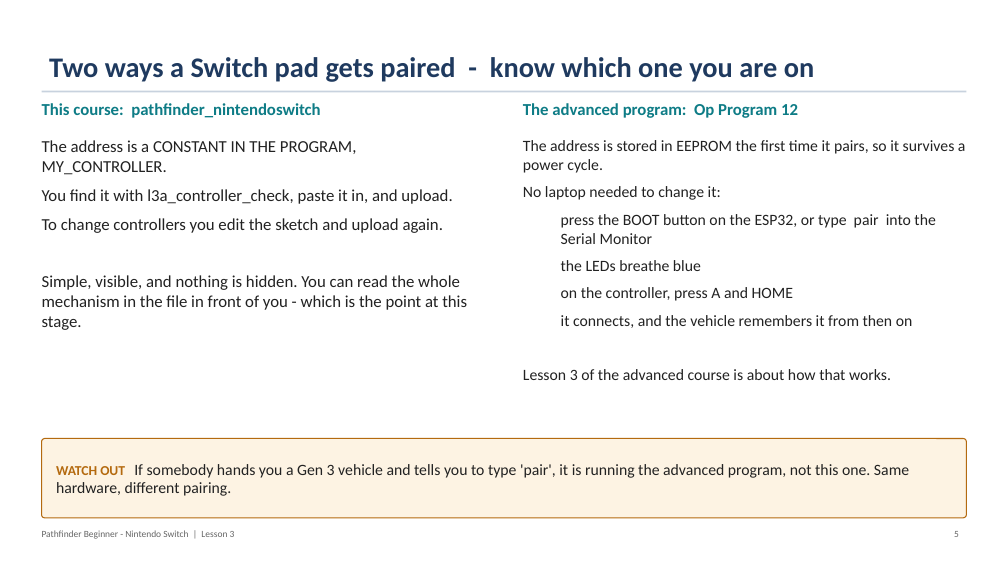
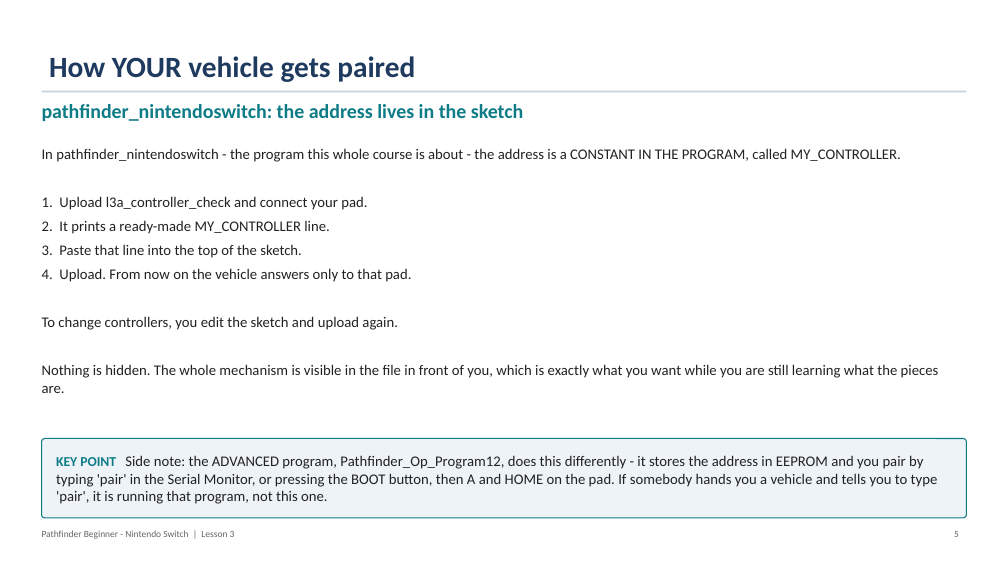
Before and after one commit to PorpoiseRobotics/porpoise-robotics, a slide deck: slide 6 of ground-vehicle/docs/courses/beginner-switch/l3_controller_programming.pptx. Drawn at 1008x567 pixels with LibreOffice and Linux fonts; fonts in the diff are those of the drawing. Boxes give left, top, right and bottom in pixels: in the first picture for what was removed or moved away, otherwise in the second. Text is boxed around its words. In the diff, an @@ line names an element or a change of style, - is before the commit and + after.

```diff
--- a/ground-vehicle/docs/courses/beginner-switch/l3_controller_programming.pptx
+++ b/ground-vehicle/docs/courses/beginner-switch/l3_controller_programming.pptx
@@ title at box(49, 56, 415, 82): text changed; size 27 to 28 pt @@
-Two ways a Switch pad gets paired - know which one you are on
+How YOUR vehicle gets paired
@@ text at box(42, 104, 523, 121): text changed; size 16 to 19 pt @@
-This course: pathfinder_nintendoswitch
+pathfinder_nintendoswitch: the address lives in the sketch
@@ text removed at box(523, 103, 798, 118) @@
-The advanced program: Op Program 12
@@ text at box(42, 148, 939, 393): text changed; size 16 to 14 pt @@
-The address is a CONSTANT IN THE PROGRAM, MY_CONTROLLER.
-You find it with l3a_controller_check, paste it in, and upload.
-To change controllers you edit the sketch and upload again.
-Simple, visible, and nothing is hidden. You can read the whole mechanism in the file in front of you - which is the point at this stage.
+In pathfinder_nintendoswitch - the program this whole course is about - the address is a CONSTANT IN THE PROGRAM, called MY_CONTROLLER.
+1. Upload l3a_controller_check and connect your pad.
+2. It prints a ready-made MY_CONTROLLER line.
+3. Paste that line into the top of the sketch.
+4. Upload. From now on the vehicle answers only to that pad.
+To change controllers, you edit the sketch and upload again.
+Nothing is hidden. The whole mechanism is visible in the file in front of you, which is exactly what you want while you are still learning what the pieces are.
@@ text removed at box(523, 140, 966, 380) @@
-The address is stored in EEPROM the first time it pairs, so it survives a power cycle.
-No laptop needed to change it:
-  press the BOOT button on the ESP32, or type pair into the Serial Monitor
-  the LEDs breathe blue
-  on the controller, press A and HOME
-  it connects, and the vehicle remembers it from then on
-Lesson 3 of the advanced course is about how that works.
@@ rounded rectangle "KEY POINT Side note: the ..." at box(42, 439, 966, 518): fill #FDF3E3 to #EEF3F8; outline #B46A0F 1 pt to #0E7C86 1 pt @@
@@ text in rounded rectangle at box(56, 455, 938, 504): text changed; size 15 to 14 pt @@
-WATCH OUT If somebody hands you a Gen 3 vehicle and tells you to type 'pair', it is running the advanced program, not this one. Same hardware, different pairing.
+KEY POINT Side note: the ADVANCED program, Pathfinder_Op_Program12, does this differently - it stores the address in EEPROM and you pair by typing 'pair' in the Serial Monitor, or pressing the BOOT button, then A and HOME on the pad. If somebody hands you a vehicle and tells you to type 'pair', it is running that program, not this one.
```
Also in this commit, not shown: 1 other slide changed, 20 other files.
